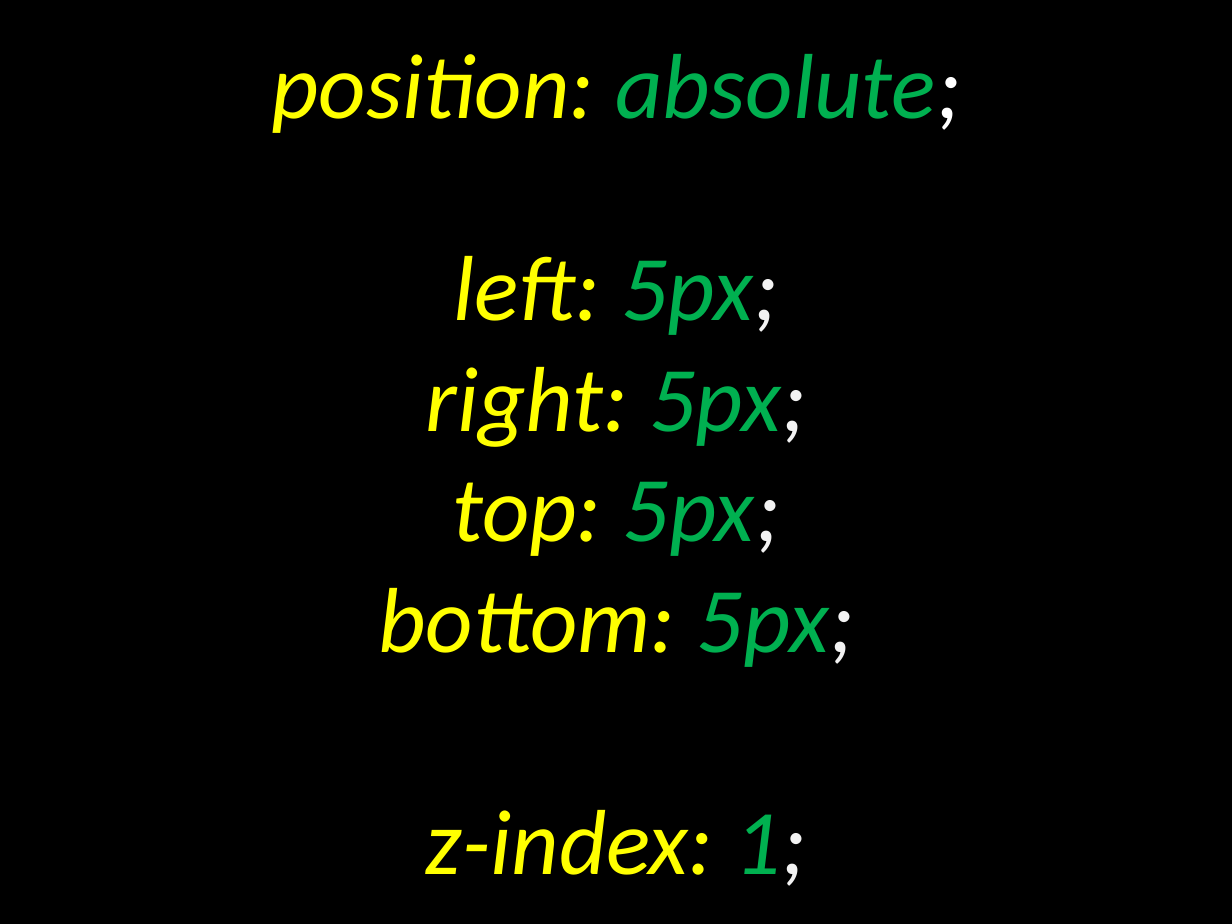
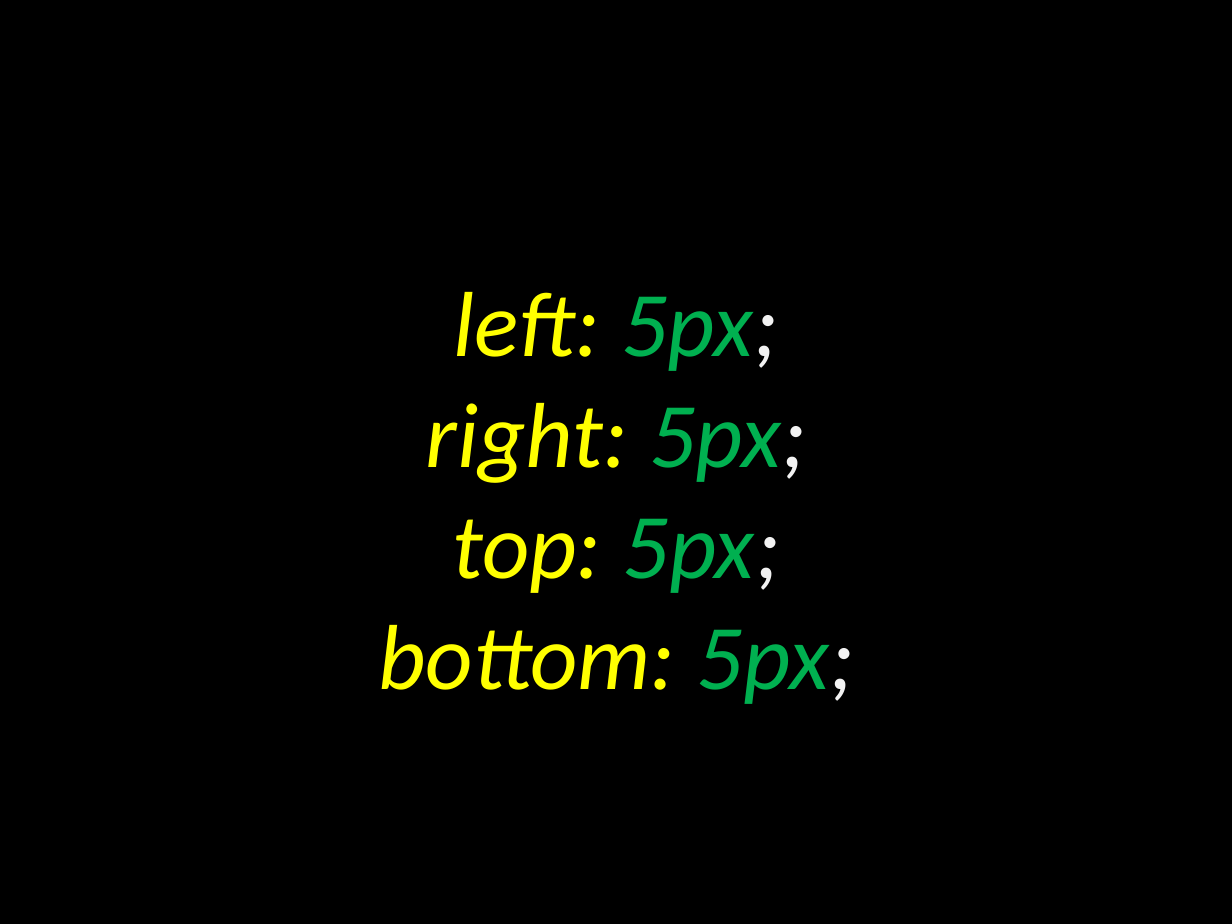
Before and after one commit to elloraCpe/courses, a slide deck: slide 66 of CPEE1/02. Week 2/00. Presentation/Week 2.pptx (slide 64 before the commit). Drawn at 1232x924 pixels with LibreOffice and Linux fonts; fonts in the diff are those of the drawing. Boxes give left, top, right and bottom in pixels: in the first picture for what was removed or moved away, otherwise in the second. Text is boxed around its words. In the diff, an @@ line names an element or a change of style, - is before the commit and + after.

Commit message:
Saved

```diff
--- a/CPEE1/02. Week 2/00. Presentation/Week 2.pptx
+++ b/CPEE1/02. Week 2/00. Presentation/Week 2.pptx
@@ text at <box>271,54,960,133</box>: paragraph removed @@
-position: absolute;
@@ text "left: 5px;": place and size @@
-text "left: 5px;" at <box>271,54,960,886</box>
+text "left: 5px;" at <box>378,292,854,704</box>
@@ text at <box>426,810,807,886</box>: paragraph removed @@
-z-index: 1;
```
Also in this commit, not shown: 4 other slides changed, 4 slides added, 1 slide removed.
